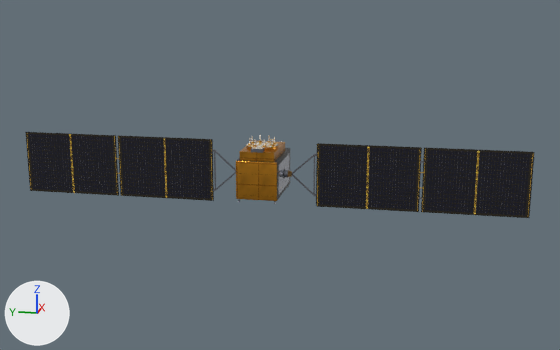
The glTF model api-interop/gnss-predict/models/bds3-meo-cast/bds3-meo-cast.glb: old version first, new version second.
Before and after are seen from a 50 mm camera at (-20.77, -4.61, 5.15) aimed at (0.06, -0.45, -0.06). Arrows for +X, +Y and +Z are at lower left; the lights stay in place. The older version comes first. Where no turn or scale is listed for an object, it has been applied to the vertices. Vertices at exactly the same position are counted once.

The first picture shows 'bus', 'wing+Y', 'wing-Y' and 2 more.
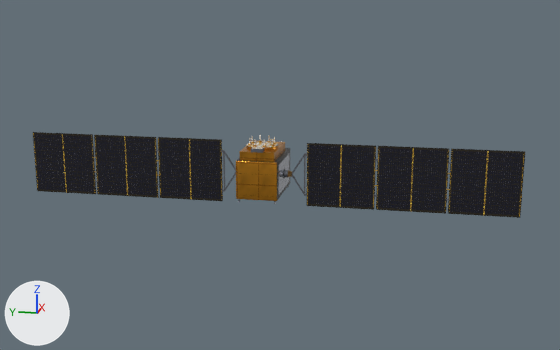
The change in detail:
me_wing_y is used by ob_wing_y; location (0.0, 0.57, 0.0).
me_wing_y had 96 vertices, 144 faces and spanned x -0.03..0.03, y 0.12..6.66, z -0.9..0.9.
me_wing_y now has 136 vertices, 204 faces and spans x -0.03..0.03, y 0.12..6.43, z -0.9..0.9.
me_wing_y part 1: the loose piece of 8 vertices spanning x -0.01..0.01, y 0.21..0.87, z -0.02..0.59 is turned 15.3 degrees about the x axis through its middle and scaled by 0.796, then moved by (0.0, -0.13, 0.0).
me_wing_y part 2: the loose piece of 8 vertices spanning x -0.01..0.01, y 0.21..0.87, z -0.59..0.02 is turned -15.3 degrees about the x axis through its middle and scaled by 0.796, then moved by (0.0, -0.13, 0.0).
me_wing_y part 3: the loose piece of 8 vertices spanning x -0.01..0.01, y 0.84..0.88, z -0.58..0.58 is moved by (0.0, -0.27, 0.0).
me_wing_y part 4: the loose piece of 8 vertices spanning x -0.01..0.01, y 0.92..3.76, z -0.9..0.9 is rebuilt with 8 vertices and now spans x -0.01..0.01, y 0.65..2.54, z -0.9..0.9.
me_wing_y part 5: the loose piece of 8 vertices spanning x -0.01..0.01, y 3.82..6.66, z -0.9..0.9 is rebuilt with 8 vertices and now spans x -0.01..0.01, y 4.54..6.43, z -0.9..0.9.
me_wing_y part 6: 8 vertices added at x -0.01..0.01, y 2.59..4.49, z -0.9..0.9.
Other edits to the shape of me_wing_y do not show in these pictures.
me_wing_y_1 is used by ob_wing_y_1; location (0.0, -0.57, 0.0).
me_wing_y_1 had 96 vertices, 144 faces and spanned x -0.03..0.03, y -6.66..-0.12, z -0.9..0.9.
me_wing_y_1 now has 136 vertices, 204 faces and spans x -0.03..0.03, y -6.43..-0.12, z -0.9..0.9.
me_wing_y_1 part 7: the loose piece of 8 vertices spanning x -0.01..0.01, y -0.87..-0.21, z -0.02..0.59 is turned -15.3 degrees about the x axis through its middle and scaled by 0.796, then moved by (0.0, 0.13, 0.0).
me_wing_y_1 part 8: the loose piece of 8 vertices spanning x -0.01..0.01, y -0.87..-0.21, z -0.59..0.02 is turned 15.3 degrees about the x axis through its middle and scaled by 0.796, then moved by (0.0, 0.13, 0.0).
me_wing_y_1 part 9: the loose piece of 8 vertices spanning x -0.01..0.01, y -0.88..-0.84, z -0.58..0.58 is moved by (0.0, 0.27, 0.0).
me_wing_y_1 part 10: the loose piece of 8 vertices spanning x -0.01..0.01, y -3.76..-0.92, z -0.9..0.9 is rebuilt with 8 vertices and now spans x -0.01..0.01, y -2.54..-0.65, z -0.9..0.9.
me_wing_y_1 part 11: the loose piece of 8 vertices spanning x -0.01..0.01, y -6.66..-3.82, z -0.9..0.9 is rebuilt with 8 vertices and now spans x -0.01..0.01, y -6.43..-4.54, z -0.9..0.9.
me_wing_y_1 part 12: 8 vertices added at x -0.01..0.01, y -4.49..-2.59, z -0.9..0.9.
Other edits to the shape of me_wing_y_1 do not show in these pictures.

Where the change shows, as pixel boxes (x1, y1, x2, y2) in the pictures (560 x 350 px; the box of a moved part takes in the faces that stretch with it):
'wing-Y', reshaped
    before: (288, 143, 535, 218)
    after: (288, 143, 525, 218)
'wing+Y', reshaped
    before: (25, 132, 236, 201)
    after: (33, 132, 236, 201)
part 1 of me_wing_y, moved or reshaped
    before: (215, 150, 236, 171)
    after: (224, 151, 236, 171)
part 2 of me_wing_y, moved or reshaped
    before: (216, 172, 236, 190)
    after: (224, 172, 236, 190)
part 3 of me_wing_y, moved or reshaped
    before: (214, 152, 216, 189)
    after: (223, 152, 225, 189)
part 4 of me_wing_y, rebuilt (32% narrower)
    before: (118, 135, 214, 201)
    after: (158, 137, 223, 201)
part 5 of me_wing_y, rebuilt (33% narrower)
    before: (25, 132, 119, 196)
    after: (33, 132, 96, 194)
part 6 of me_wing_y, added
    after: (94, 135, 159, 198)
part 7 of me_wing_y_1, moved or reshaped
    before: (292, 155, 314, 174)
    after: (292, 155, 304, 174)
part 8 of me_wing_y_1, moved or reshaped
    before: (292, 174, 314, 196)
    after: (292, 174, 305, 194)
part 9 of me_wing_y_1, moved or reshaped
    before: (313, 156, 315, 194)
    after: (304, 156, 306, 193)
part 10 of me_wing_y_1, rebuilt (35% narrower)
    before: (316, 143, 422, 212)
    after: (307, 143, 376, 210)
part 11 of me_wing_y_1, rebuilt (32% narrower)
    before: (421, 148, 535, 218)
    after: (448, 149, 525, 218)
part 12 of me_wing_y_1, added
    after: (376, 146, 449, 214)
